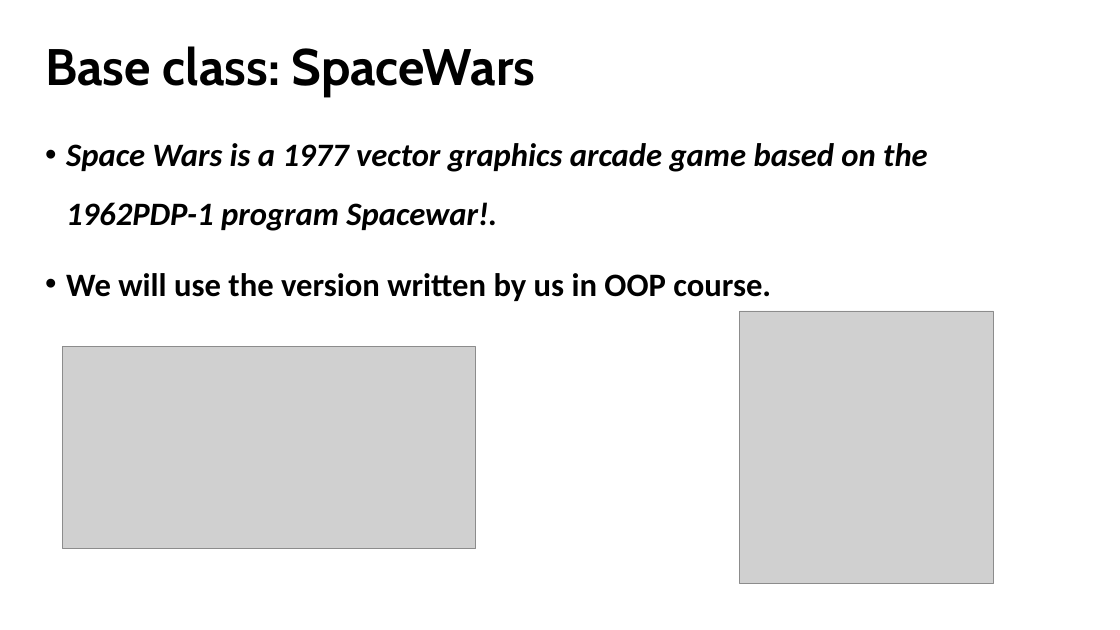
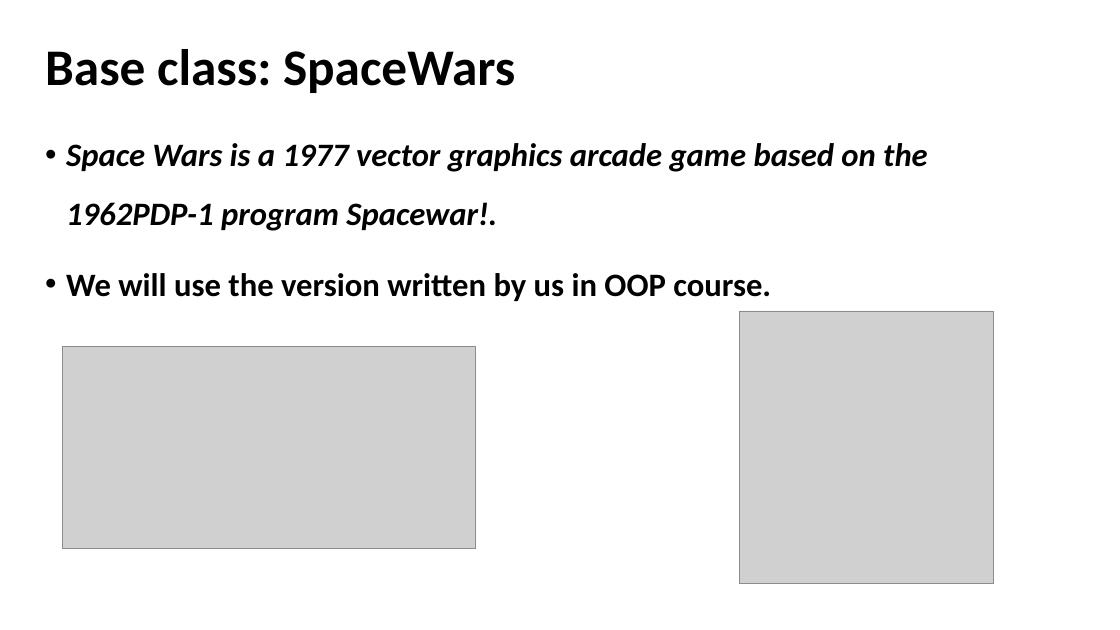
Before and after one commit to akotek/AOP, a slide deck: slide 3 of src/Final Project Presentation.pptx. Drawn at 1120x630 pixels with LibreOffice and Linux fonts; fonts in the diff are those of the drawing; grey boxes stand for pictures. Boxes give left, top, right and bottom in pixels: in the first picture for what was removed or moved away, otherwise in the second. Text is boxed around its words. In the diff, an @@ line names an element or a change of style, - is before the commit and + after.

```diff
--- a/src/Final Project Presentation.pptx
+++ b/src/Final Project Presentation.pptx
@@ title "Base class: SpaceWars" at bbox=[45, 49, 515, 93]: font Cabin to Calibri @@
```
Also in this commit, not shown: 24 other slides changed, 2 slides added.
